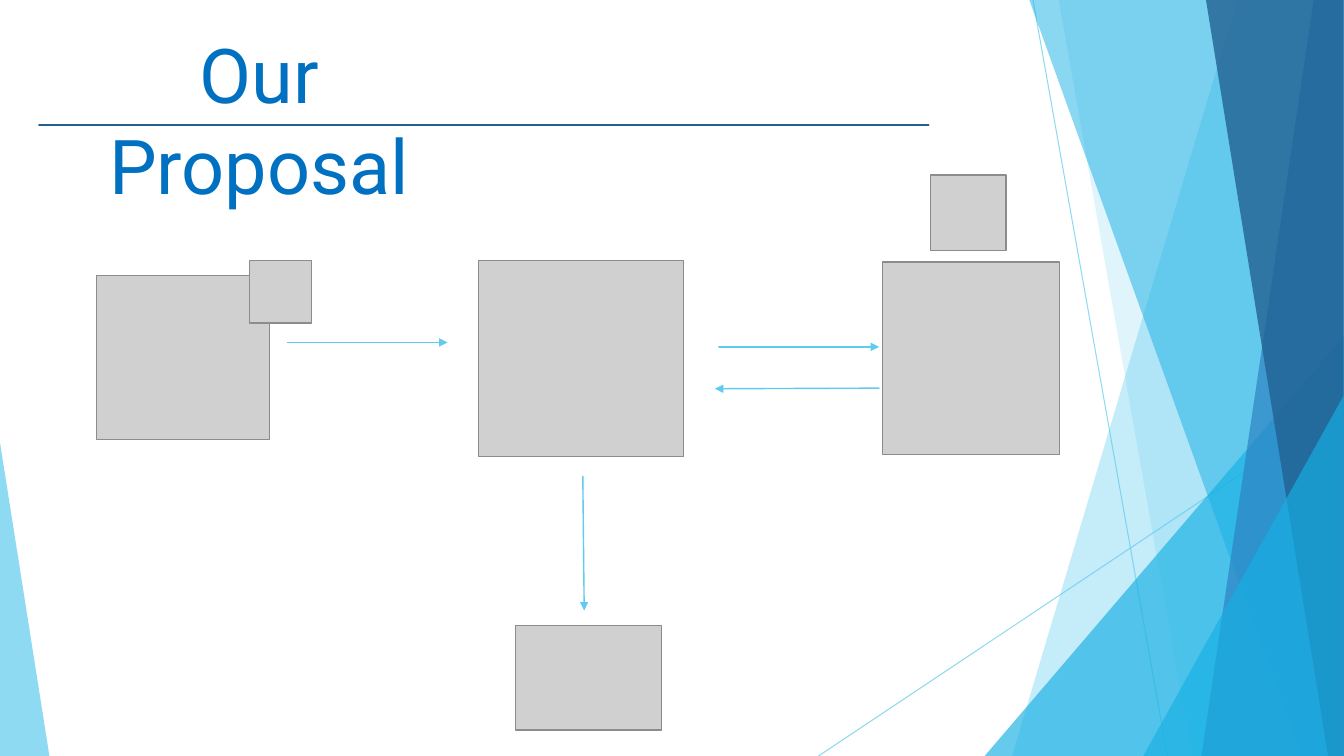
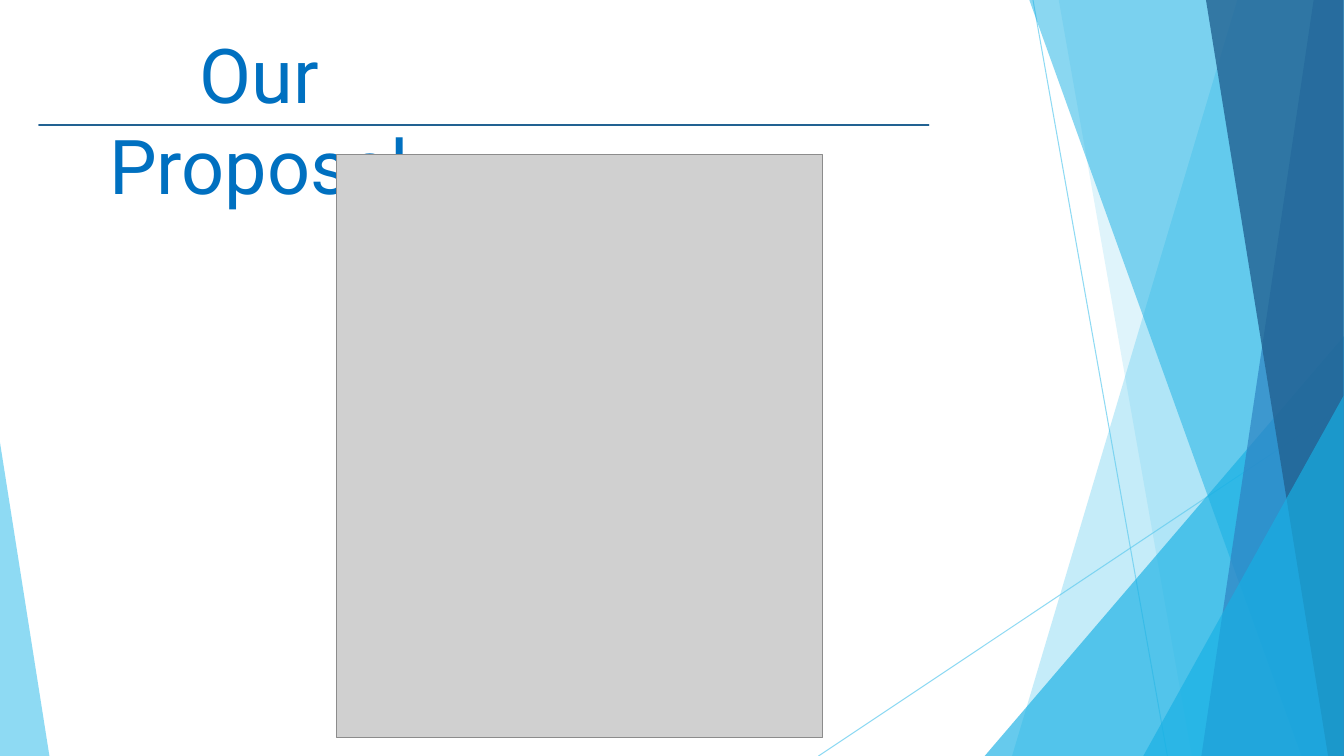
Before and after one commit to linhmimoza/Hospital_PortalExtra, a slide deck: slide 10 of Hospital.pptx (slide 13 before the commit). Drawn at 1344x756 pixels with LibreOffice and Linux fonts; fonts in the diff are those of the drawing; grey boxes stand for pictures. Boxes give left, top, right and bottom in pixels: in the first picture for what was removed or moved away, otherwise in the second. Text is boxed around its words. In the diff, an @@ line names an element or a change of style, - is before the commit and + after.

```diff
--- a/Hospital.pptx
+++ b/Hospital.pptx
@@ picture added at (337, 154, 823, 738) @@
@@ picture removed at (931, 175, 1006, 251) @@
@@ picture removed at (249, 260, 312, 323) @@
@@ group removed at (97, 260, 1060, 730): 4 pictures, 4 arrows @@
```
Also in this commit, not shown: 5 other slides changed, 8 slides added, 3 slides removed, 4 other files.
